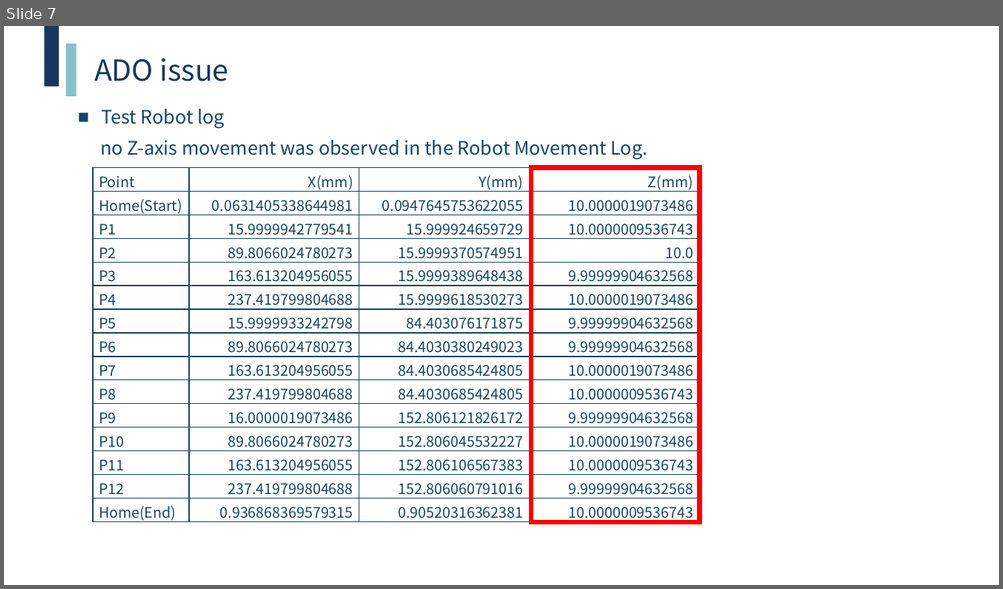
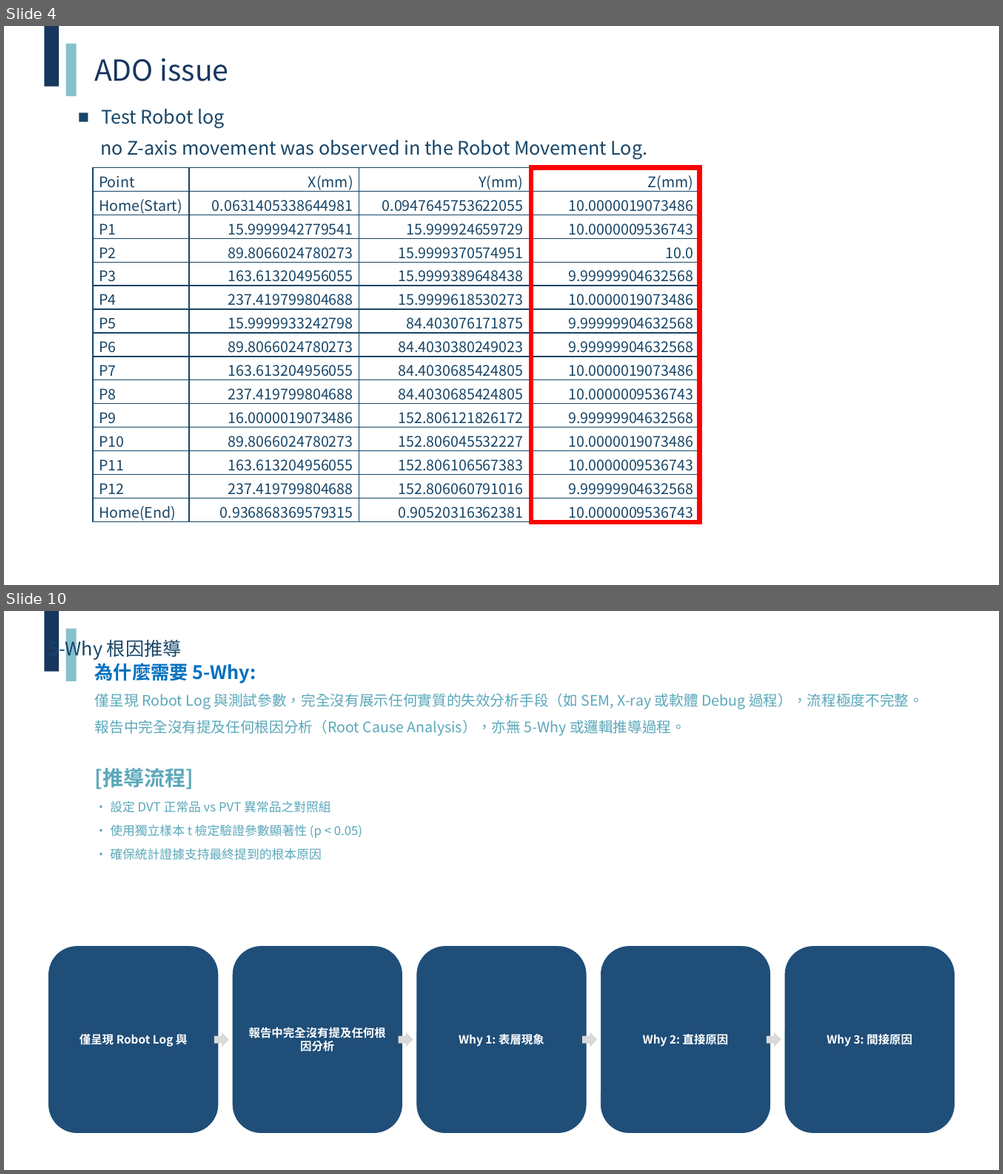
Before and after one commit to kcf7012/fa-report-refactor-root, a slide deck: report/MS_Meishan_ADO_445239_260716_improved.pptx. Shown one above the other, each under a label of ours: slide 7 before the commit, slides 4 and 10 after it; the slides between them are not shown. The pictures are 1003x589 and 1003x1174 pixels, drawn with LibreOffice and Linux fonts; fonts in the diff are those of the drawing; background and template pictures are left out. Boxes give left, top, right and bottom in pixels: in the first picture for what was removed or moved away, otherwise in the second. Text is boxed around its words. In the diff, an @@ line names an element or a change of style, - is before the commit and + after.

```diff
--- a/report/MS_Meishan_ADO_445239_260716_improved.pptx
+++ b/report/MS_Meishan_ADO_445239_260716_improved.pptx
@@ slide 10 added at (x1=4, y1=611, x2=999, y2=1170), background #FFFFFF; not listed: 2 template elements that a slide beside it also shows @@
@@ text added at (x1=48, y1=636, x2=182, y2=660), 18 pt, text #174567 @@
+5-Why 根因推導
@@ text added at (x1=95, y1=663, x2=923, y2=860), 14 pt, text #5AA8BA @@
+為什麼需要 5-Why:
+僅呈現 Robot Log 與測試參數，完全沒有展示任何實質的失效分析手段（如 SEM, X-ray 或軟體 Debug 過程），流程極度不完整。
+報告中完全沒有提及任何根因分析（Root Cause Analysis），亦無 5-Why 或邏輯推導過程。
+[推導流程]
+• 設定 DVT 正常品 vs PVT 異常品之對照組
+• 使用獨立樣本 t 檢定驗證參數顯著性 (p < 0.05)
+• 確保統計證據支持最終提到的根本原因
@@ rounded rectangle added at (x1=48, y1=947, x2=218, y2=1133), fill #1F4E79, outline #1F4E79 0.5 pt, 11 pt, text #FFFFFF, bold @@
+僅呈現 Robot Log 與
@@ rounded rectangle added at (x1=233, y1=947, x2=402, y2=1133), fill #1F4E79, outline #1F4E79 0.5 pt, 11 pt, text #FFFFFF, bold @@
+報告中完全沒有提及任何根因分析
@@ rounded rectangle added at (x1=417, y1=947, x2=586, y2=1133), fill #1F4E79, outline #1F4E79 0.5 pt, 11 pt, text #FFFFFF, bold @@
+Why 1: 表層現象
@@ rounded rectangle added at (x1=601, y1=947, x2=770, y2=1133), fill #1F4E79, outline #1F4E79 0.5 pt, 11 pt, text #FFFFFF, bold @@
+Why 2: 直接原因
@@ rounded rectangle added at (x1=785, y1=947, x2=955, y2=1133), fill #1F4E79, outline #1F4E79 0.5 pt, 11 pt, text #FFFFFF, bold @@
+Why 3: 間接原因
@@ right arrow added at (x1=214, y1=1033, x2=229, y2=1048), fill #D9D9D9 @@
@@ right arrow added at (x1=398, y1=1033, x2=413, y2=1048), fill #D9D9D9 @@
@@ right arrow added at (x1=582, y1=1033, x2=597, y2=1048), fill #D9D9D9 @@
@@ right arrow added at (x1=766, y1=1033, x2=782, y2=1048), fill #D9D9D9 @@
@@ what was slide 7 is now slide 4 @@
```
Also in this commit, not shown: 2 slides changed, 9 other slides added, 2 slides removed, 5 other files.
